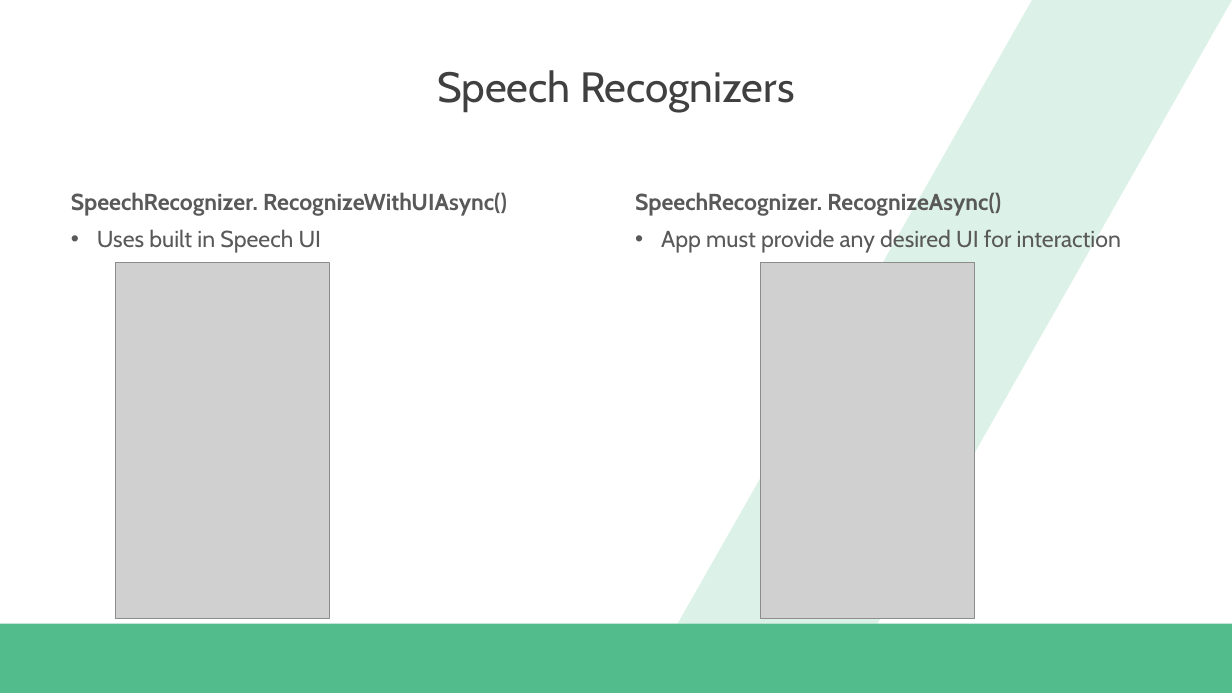
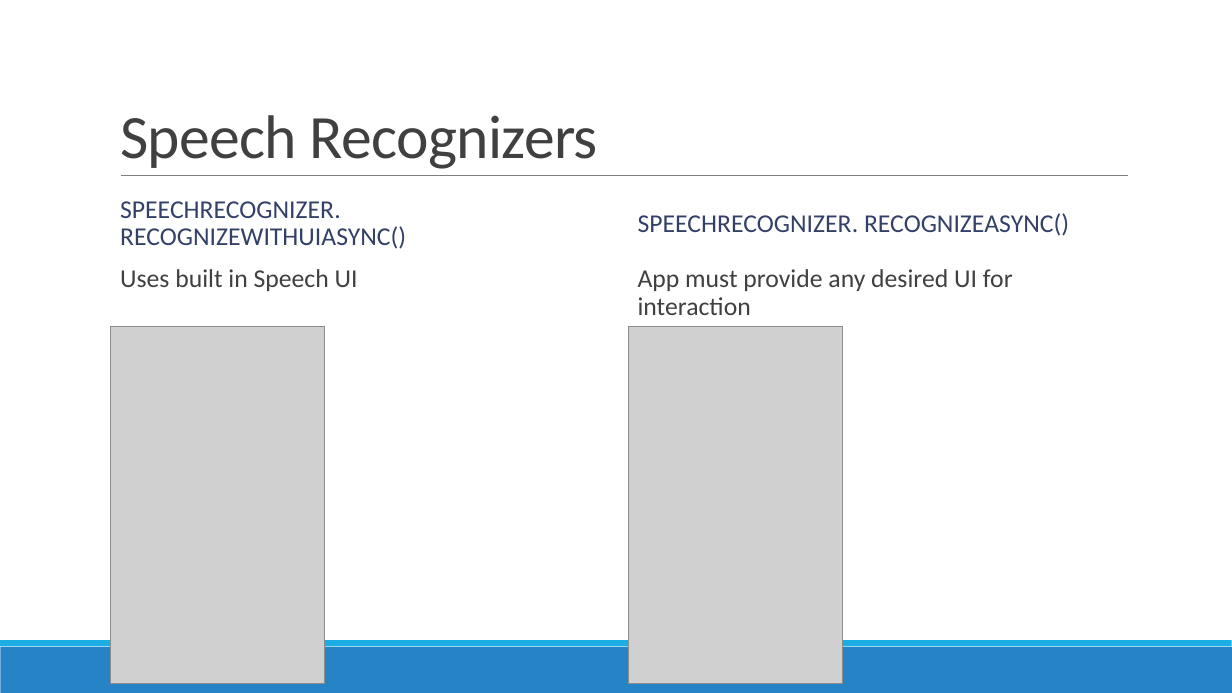
Before and after one commit to dannydwarren/Cortana-Location-UWP, a slide deck: slide 10 of Hey Cortana, Where Am I.pptx (slide 13 before the commit). Drawn at 1232x693 pixels with LibreOffice and Linux fonts; fonts in the diff are those of the drawing; grey boxes stand for pictures; background and template pictures are left out. Boxes give left, top, right and bottom in pixels: in the first picture for what was removed or moved away, otherwise in the second. Text is boxed around its words. In the diff, an @@ line names an element or a change of style, - is before the commit and + after.

```diff
--- a/Hey Cortana, Where Am I.pptx
+++ b/Hey Cortana, Where Am I.pptx
@@ title "Speech Recognizers": place and size @@
-title "Speech Recognizers" at (437,70,795,112)
+title "Speech Recognizers" at (120,115,598,169)
@@ title "Speech Recognizers" at (120,115,598,169): size 33 to 48 pt, font Cabin to Calibri, letter spacing 0 to -0.5 pt; alignment centre to left; line spacing 1 to 0.85; vertical alignment middle to bottom @@
@@ parallelogram removed at (677,0,1232,624) @@
@@ line added from (121, 176) to (1128, 176), #808080 0.5 pt @@
@@ text "SPEECHRECOGNIZER. RECOGNIZEWITHUIASYNC()" at (120,201,406,249): vertical alignment bottom to middle @@
@@ text at (120,201,406,249): text changed; size 18 to 20 pt; font Cabin to Calibri; text colour #595959 to #344068; bold off @@
-SpeechRecognizer. RecognizeWithUIAsync()
+SPEECHRECOGNIZER. RECOGNIZEWITHUIASYNC()
@@ text "SPEECHRECOGNIZER. RECOGNIZEASYNC()" at (638,213,1069,236): vertical alignment bottom to middle @@
@@ text at (638,213,1069,236): text changed; size 18 to 20 pt; font Cabin to Calibri; text colour #595959 to #344068; bold off @@
-SpeechRecognizer. RecognizeAsync()
+SPEECHRECOGNIZER. RECOGNIZEASYNC()
@@ text "Uses built in Speech UI" at (120,269,358,291): size 18 to 20 pt, font Cabin to Calibri, text colour #595959 to #404040; bullet • to  ; line spacing 1 to 0.9; more space between paragraphs @@
@@ text "Uses built in Speech UI": place and size @@
-text "Uses built in Speech UI" at (97,229,322,253)
+text "Uses built in Speech UI" at (120,269,358,291)
@@ text "App must provide any desired ...": place and size @@
-text "App must provide any desired ..." at (661,229,1121,253)
+text "App must provide any desired ..." at (638,269,1013,315)
@@ text "App must provide any desired ..." at (638,269,1013,315): size 18 to 20 pt, font Cabin to Calibri, text colour #595959 to #404040; bullet • to  ; line spacing 1 to 0.9; more space between paragraphs @@
@@ picture: place and size @@
-picture at (116,262,330,619)
+picture at (111,327,325,684)
@@ picture: place and size @@
-picture at (761,262,975,619)
+picture at (628,327,843,684)
@@ rectangle: place and size @@
-rectangle at (0,624,1232,693)
+rectangle at (0,647,1232,693)
@@ rectangle at (0,647,1232,693): fill #53BC8D to #2683C6 @@
@@ rectangle added at (0,640,1232,647), fill #1CADE4 @@
```
Also in this commit, not shown: 16 other slides changed, 6 slides added, 3 slides removed.
